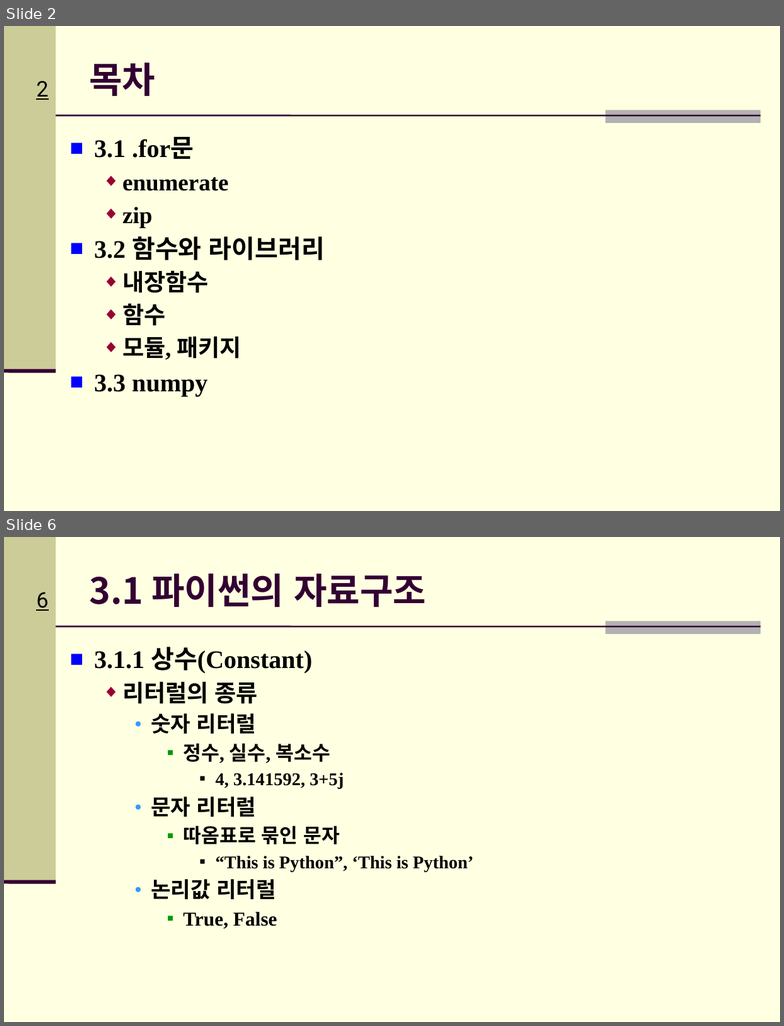
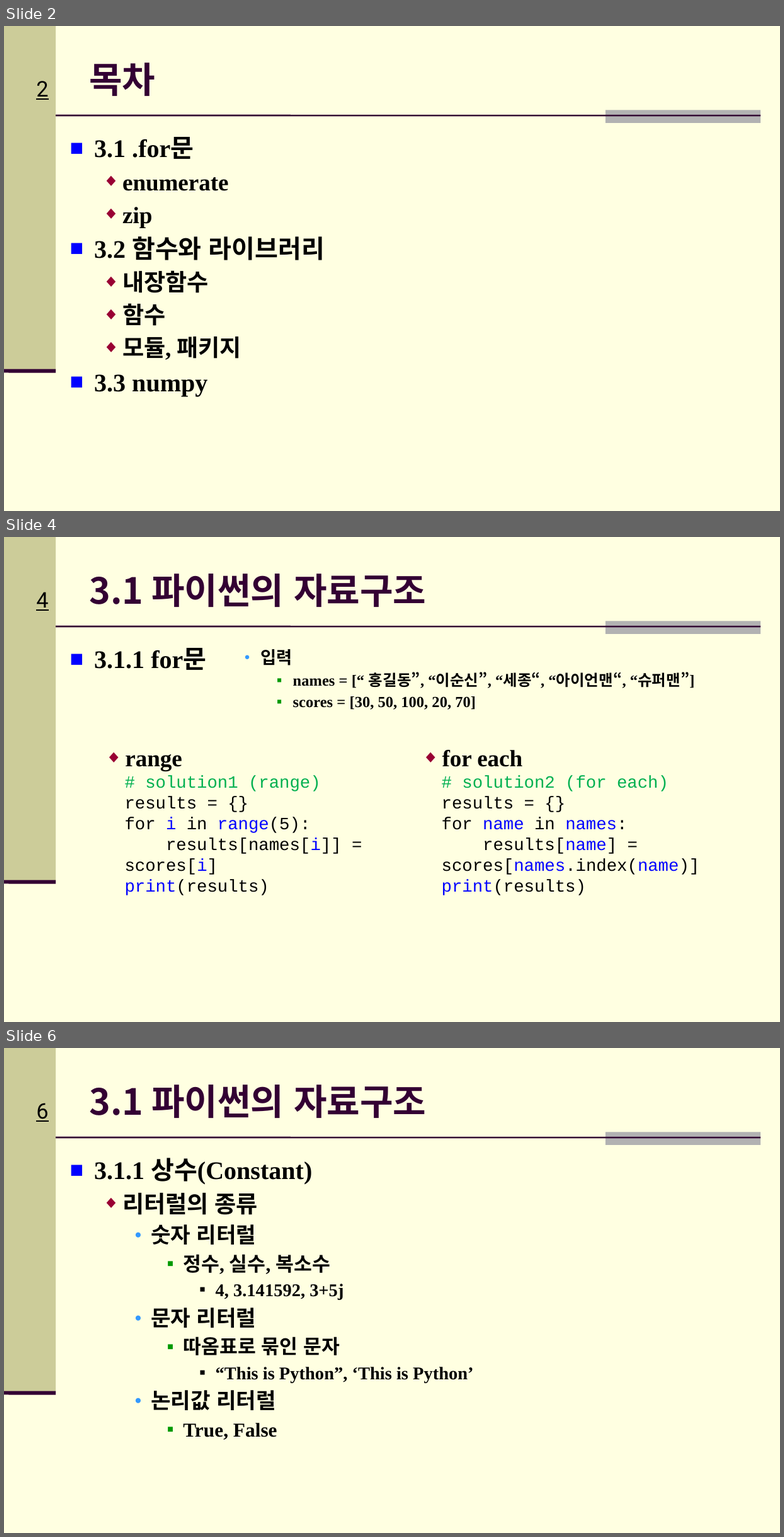
Before and after one commit to Hitbee-dev/OpenCV-Python, a slide deck: 2022-09-20/documents/CH_03_파이썬 기초_실습2.pptx. Shown one above the other, each under a label of ours: slides 2 and 6 before the commit, slides 2, 4 and 6 after it; the slides between them are not shown. The pictures are 784x1026 and 784x1537 pixels, drawn with LibreOffice and Linux fonts; fonts in the diff are those of the drawing; background and template pictures are left out. Boxes give left, top, right and bottom in pixels: in the first picture for what was removed or moved away, otherwise in the second. Text is boxed around its words. In the diff, an @@ line names an element or a change of style, - is before the commit and + after.

```diff
--- a/2022-09-20/documents/CH_03_파이썬 기초_실습2.pptx
+++ b/2022-09-20/documents/CH_03_파이썬 기초_실습2.pptx
@@ slide 4 added at (4,537,780,1022), background #FFFFE1; not listed: 5 template elements that a slide beside it also shows @@
@@ title added at (90,574,426,607), 33.3 pt, text #330033, bold @@
+3.1 파이썬의 자료구조
@@ text added at (94,649,206,670), 23.3 pt, text #000000, bold @@
+■ 3.1.1 for문
@@ text added at (260,649,695,710), 14.3 pt, text #000000, bold @@
+    ● 입력
+      ▪ names = [“ 홍길동”, “이순신”, “세종“, “아이언맨“, “슈퍼맨”]
+      ▪ scores = [30, 50, 100, 20, 70]
@@ text added at (125,754,182,771), 21.7 pt, text #000000, bold @@
+  ◆ range
@@ text added at (442,750,522,767), 21.7 pt, text #000000, bold @@
+  ◆ for each
@@ text added at (125,776,342,895), 16 pt, text #000000 @@
+# solution1 (range)
+results = {}
+for i in range(5):
+results[names[i]] = scores[i]
+print(results)
@@ text added at (442,776,700,895), 16 pt, text #000000 @@
+# solution2 (for each)
+results = {}
+for name in names:
+results[name] = scores[names.index(name)]
+print(results)
```
Also in this commit, not shown: 2 slides changed, 1 slide removed, 1 other file.
